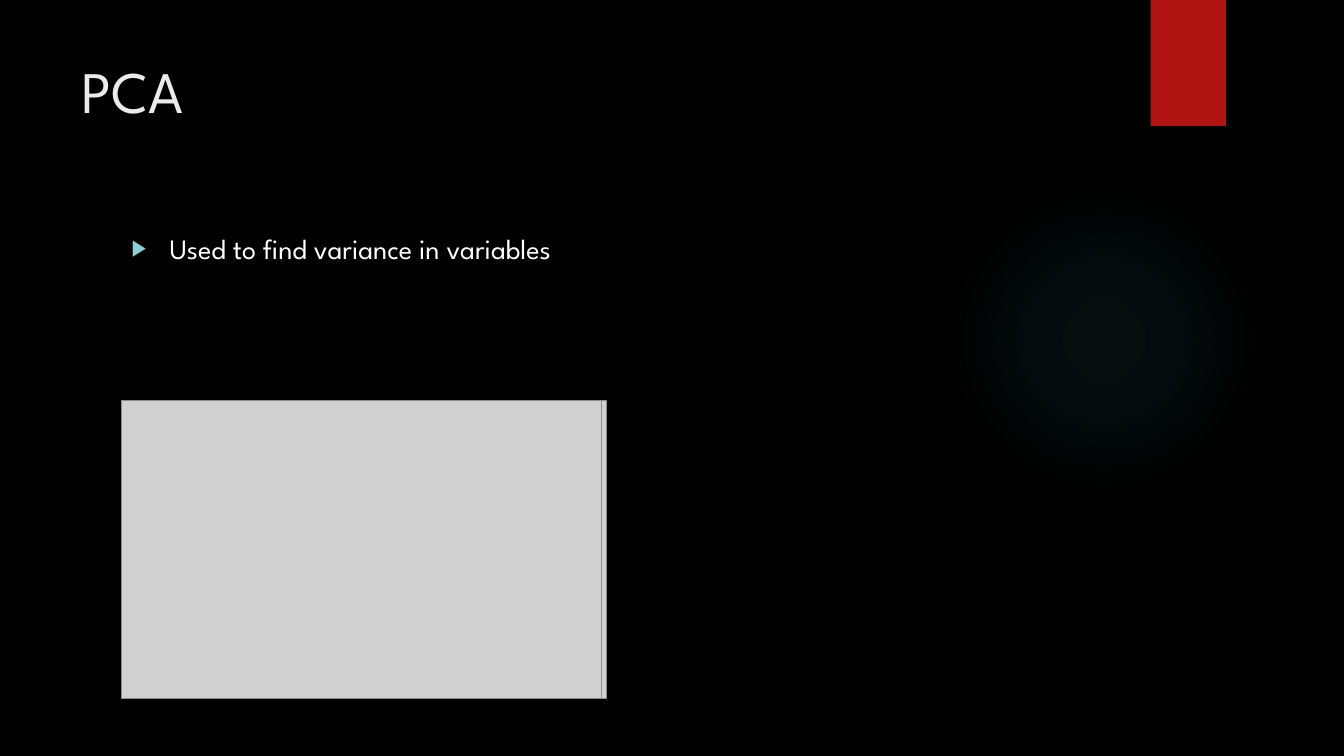
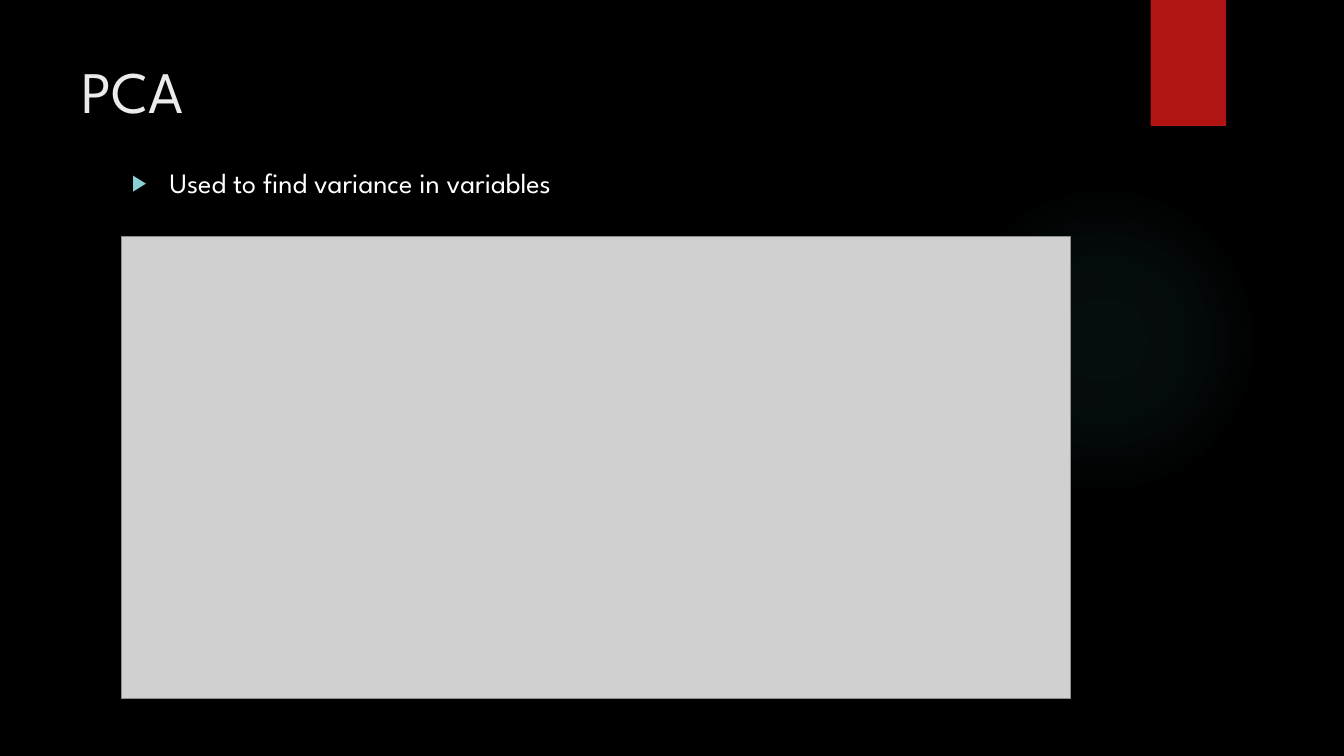
Before and after one commit to PascalVisser/bioplastic_degradation, a slide deck: slide 7 of EndofsprintPresentation.pptx. Drawn at 1344x756 pixels with LibreOffice and Linux fonts; fonts in the diff are those of the drawing; grey boxes stand for pictures; background and template pictures are left out. Boxes give left, top, right and bottom in pixels: in the first picture for what was removed or moved away, otherwise in the second. Text is boxed around its words. In the diff, an @@ line names an element or a change of style, - is before the commit and + after.

```diff
--- a/EndofsprintPresentation.pptx
+++ b/EndofsprintPresentation.pptx
@@ text "Used to find variance in ...": place and size @@
-text "Used to find variance in ..." at bbox=[170, 239, 551, 260]
+text "Used to find variance in ..." at bbox=[170, 173, 551, 194]
@@ picture: place and size @@
-picture at bbox=[122, 400, 602, 699]
+picture at bbox=[122, 236, 1071, 699]
```
Also in this commit, not shown: 1 other slide changed.
